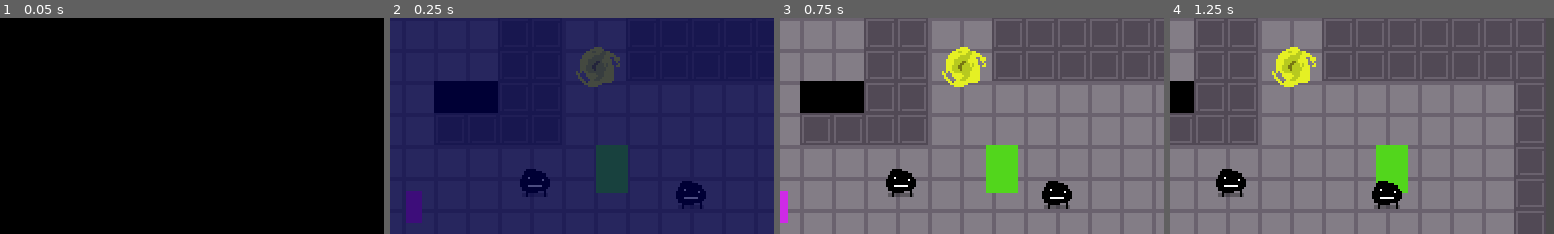
Above: before the commit, frames 1-4 (left to right).
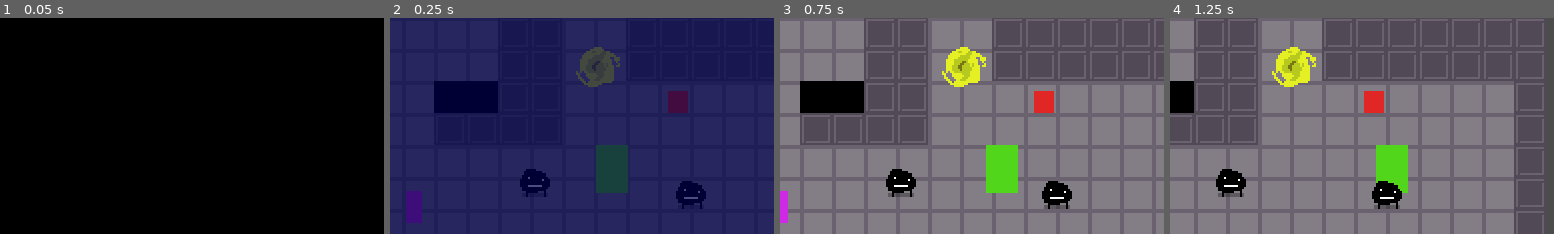
Above: after the commit, the same moments.

Repository: jiink/flask-quest
Game: Godot game, scene res://Rooms/Test/T-1/T-1.tscn
The game is run twice, just before and just after one commit, with the same random seed, the same clock (stepped at 60 frames per second) and the same inputs.
Inputs:
- Up to frame 1 (0.05 s): no input
- Up to frame 2 (0.25 s): no input
- Up to frame 3 (0.75 s): hold Right (right) from 0.53 s (still down); tap Z (a) at 0.6 s
- Up to frame 4 (1.25 s): keep holding Right (right); tap X (b) at 0.8 s
The pictures show only the part of the screen within x 31-81%, y 7-57%; the shares and areas given below are measured in that part.

Frame 1 is identical in both runs. In frame 2, 0.5% of the frame differs, in the area x 72-78%, y 33-44%; in frame 3, 0.5%; in frame 4, 0.5%.

Commit message:
Put in saving

Diff:
--- a/Engine/Singletons/Save/GameSaver.gd
+++ b/Engine/Singletons/Save/GameSaver.gd
@@ -1,9 +1,34 @@
 extends Node
 
-#const SaveGame = preload("res://
+const SaveGame = preload("res://Engine/Singletons/Save/SaveGame.gd")
+
+var SAVE_FOLDER = "res://debug/save"
+var SAVE_NAME_TEMPLATE = "save_%03d.tres"
 
 func save(id):
-	pass
+
+	var save_game := SaveGame.new()
+
+	for node in get_tree().get_nodes_in_group("save"):
+		node.save(save_game)
+
+	var directory = Directory.new()
+	if not directory.dir_exists (SAVE_FOLDER):
+		directory.make_dir_recursive(SAVE_FOLDER)
+
+	var save_path = SAVE_FOLDER.plus_file(SAVE_NAME_TEMPLATE % id)
+	var error = ResourceSaver.save(save_path, save_game)
+
+	if error != OK:
+		print("Couldn't write save %s to %s" % [id, save_path])
 
 func load(id):
-	pass
+	var save_file_path = SAVE_FOLDER.plus_file(SAVE_NAME_TEMPLATE % id)
+	var file = File.new()
+	if not file.file_exists(save_file_path):
+		print("save file %s doesn't exist" % save_file_path)
+		return
+
+	var save_game = load(save_file_path)
+	for node in get_tree().get_nodes_in_group("save"):
+		node.load(save_game)
--- a/Engine/Singletons/Save/SaveGame.gd
+++ b/Engine/Singletons/Save/SaveGame.gd
@@ -1,3 +1,6 @@
 extends Resource
 
-#class_name SaveGame
+class_name SaveGame
+
+#export var game_version = ""
+export var data = {}
--- a/NPC/Debug/SaveTester/SaveTester.gd
+++ b/NPC/Debug/SaveTester/SaveTester.gd
@@ -2,9 +2,20 @@
 
 var state = "red"
 
+onready var SAVE_KEY = "test_" + name
+
 func interact():
 	if state == "red":
 		state = "blue"
+		$ColorRect.color = Color(0, 0, 200)
 	else:
 		state = "red"
+		$ColorRect.color = Color(200, 0, 0)
+
 	print("savetester state: " + state)
+
+func save(save_game):
+	save_game.data[SAVE_KEY] = state
+
+func load(save_game):
+	state = save_game.data[SAVE_KEY]
--- a/NPC/Debug/SaveTester/SaveTester.tscn
+++ b/NPC/Debug/SaveTester/SaveTester.tscn
@@ -3,43 +3,22 @@
 [ext_resource path="res://NPC/Debug/SaveTester/SaveTester.gd" type="Script" id=1]
 
 [sub_resource type="RectangleShape2D" id=1]
+extents = Vector2( 5.55, 1.7 )
 
-custom_solver_bias = 0.0
-extents = Vector2( 22, 6 )
-
-[node name="SaveTester" type="Node2D" index="0"]
-
+[node name="SaveTester" type="Node2D" groups=[
+"save",
+]]
 script = ExtResource( 1 )
 
-[node name="ColorRect" type="ColorRect" parent="." index="0"]
-
-anchor_left = 0.0
-anchor_top = 0.0
-anchor_right = 0.0
-anchor_bottom = 0.0
-margin_left = -20.0
-margin_top = -19.0
-margin_right = 20.0
-margin_bottom = 21.0
-rect_pivot_offset = Vector2( 0, 0 )
-rect_clip_content = false
-mouse_filter = 0
-mouse_default_cursor_shape = 0
-size_flags_horizontal = 1
-size_flags_vertical = 1
+[node name="ColorRect" type="ColorRect" parent="."]
+margin_right = 10.0
+margin_bottom = 11.0
 color = Color( 0.882813, 0.151733, 0.151733, 1 )
 
-[node name="Area2D" type="Area2D" parent="." index="1"]
+[node name="Area2D" type="Area2D" parent="."]
+position = Vector2( 1, 17 )
 
-position = Vector2( 1, 17 )
-input_pickable = true
-gravity_vec = Vector2( 0, 1 )
-gravity = 98.0
-linear_damp = 0.1
-angular_damp = 1.0
-audio_bus_override = false
-audio_bus_name = "Master"
-
-[node name="CollisionShape2D" type="CollisionShape2D" parent="Area2D" index="0"]
-
+[node name="CollisionShape2D" type="CollisionShape2D" parent="Area2D"]
+position = Vector2( 3.97, -7.35 )
 shape = SubResource( 1 )
+one_way_collision_margin = 0.0
--- a/Rooms/Test/T-1/T-1.tscn
+++ b/Rooms/Test/T-1/T-1.tscn
@@ -10,11 +10,12 @@
 [ext_resource path="res://NPC/Boque/boqueFaces.png" type="Texture" id=8]
 [ext_resource path="res://Engine/dialogue/DiagPiece.tscn" type="PackedScene" id=9]
 [ext_resource path="res://Player/Player.tscn" type="PackedScene" id=10]
-[ext_resource path="res://Engine/light.png" type="Texture" id=11]
-[ext_resource path="res://Items/TestItem.tscn" type="PackedScene" id=12]
-[ext_resource path="res://Engine/Camera.tscn" type="PackedScene" id=13]
-[ext_resource path="res://Engine/dialogue/Diag.tscn" type="PackedScene" id=14]
-[ext_resource path="res://Engine/SceneTransition.tscn" type="PackedScene" id=15]
+[ext_resource path="res://NPC/Debug/SaveTester/SaveTester.tscn" type="PackedScene" id=11]
+[ext_resource path="res://Engine/light.png" type="Texture" id=12]
+[ext_resource path="res://Items/TestItem.tscn" type="PackedScene" id=13]
+[ext_resource path="res://Engine/Camera.tscn" type="PackedScene" id=14]
+[ext_resource path="res://Engine/dialogue/Diag.tscn" type="PackedScene" id=15]
+[ext_resource path="res://Engine/SceneTransition.tscn" type="PackedScene" id=16]
 
 [node name="TestRoom" type="Node"]
 script = ExtResource( 1 )
@@ -148,10 +149,13 @@
 [node name="Player" parent="YSort" instance=ExtResource( 10 )]
 position = Vector2( 265, 103 )
 
+[node name="SaveTester" parent="YSort" instance=ExtResource( 11 )]
+position = Vector2( 293, 53 )
+
 [node name="Light2D" type="Light2D" parent="."]
 visible = false
 position = Vector2( 169, 84 )
-texture = ExtResource( 11 )
+texture = ExtResource( 12 )
 color = Color( 0.180176, 0.411964, 0.960938, 1 )
 energy = 0.92
 shadow_enabled = true
@@ -186,4 +190,5 @@
 "_edit_lock_": true
 }
 
-[node name="SceneTransition" parent="HUD" instance=ExtResource( 15 )]
+[node name="SceneTransition" parent="HUD" instance=ExtResource( 16 )]
+visible = false
--- a/project.godot
+++ b/project.godot
@@ -8,9 +8,14 @@
 
 config_version=4
 
-_global_script_classes=[  ]
+_global_script_classes=[ {
+"base": "Resource",
+"class": "SaveGame",
+"language": "GDScript",
+"path": "res://Engine/Singletons/Save/SaveGame.gd"
+} ]
 _global_script_class_icons={
-
+"SaveGame": ""
 }
 
 [application]
Not shown: 2 places in Rooms/Test/T-1/T-1.tscn that only renumber resources
